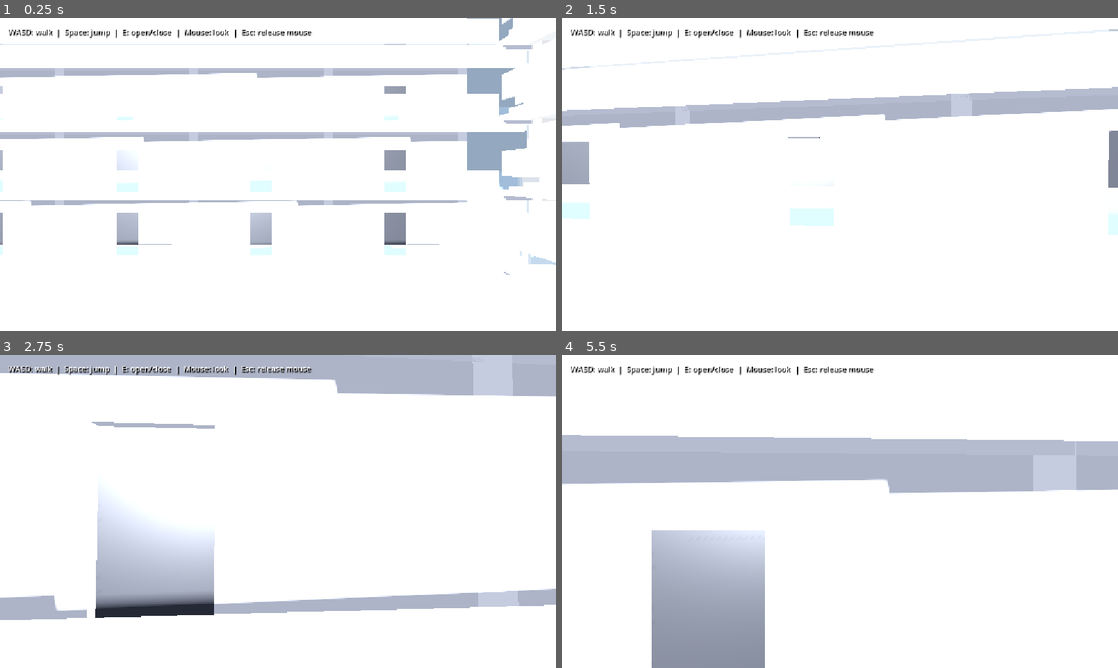
Above: before the commit, frames 1-4 (two rows, left to right).
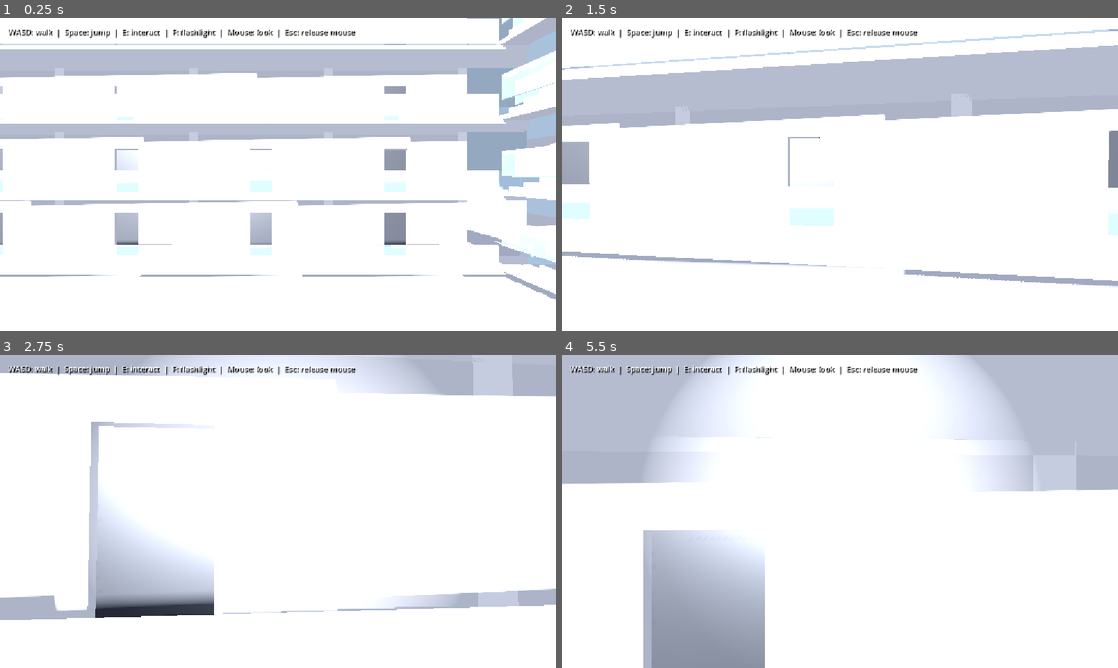
Above: after the commit, the same moments.

Repository: skorotkiewicz/privacy-apartments
Game: Godot game, scene res://main.tscn
The game is run twice, just before and just after one commit, with the same random seed, the same clock (stepped at 60 frames per second) and the same inputs.
Inputs (mouse positions are in pixels of both pictures, inside the frame that each line leads up to):
- Up to frame 1 (0.25 s): no input
- Up to frame 2 (1.5 s): tap Enter (ui_accept) at 0.5, 0.77 s; move the mouse to (867, 174) at 0.52 s; hold W from 0.53 s (still down); tap F at 0.6, 1.35 s; move the mouse to (812, 174) at 1.27 s
- Up to frame 3 (2.75 s): keep holding W; tap Enter (ui_accept) at 1.52 s; move the mouse to (289, 505) at 2.02 s; hold E from 2.03 s (still down); tap F at 2.3 s
- Up to frame 4 (5.5 s): keep holding W; tap Enter (ui_accept) at 2.75, 3.02, 3.77, 4.52, 5 s; move the mouse to (834, 517) at 2.77 s; release E at 2.78 s; tap F at 2.85, 3.6, 4.55, 5.1 s; move the mouse to (878, 514) at 3.52 s; move the mouse to (795, 508) at 4.27 s; tap E at 4.35 s; move the mouse to (845, 511) at 5.02 s

The runs differ from the first frame. In frame 1, 13% of the frame differs, in the area x 0-100%, y 0-90%; in frame 2, 14%; in frame 3, 7.5%; in frame 4, 27%, in the area x 0-100%, y 0-100%.

Commit message:
Add flashlight toggle and fix light switch metadata

Diff:
--- a/godot/privacy-apartments/explorer.gd
+++ b/godot/privacy-apartments/explorer.gd
@@ -4,6 +4,7 @@
 @export var look_sensitivity := 0.002
 
 @onready var camera: Camera3D = $Camera3D
+@onready var flashlight: SpotLight3D = $Camera3D/Flashlight
 @onready var apartments: Node3D = $"../Apartments"
 
 var use_was_pressed := false
@@ -29,6 +30,8 @@
 		velocity.y = 4.5
 	elif event.is_action_pressed("ui_cancel"):
 		Input.mouse_mode = Input.MOUSE_MODE_VISIBLE
+	elif event is InputEventKey and event.physical_keycode == KEY_F and event.pressed and not event.echo:
+		flashlight.visible = not flashlight.visible
 	elif event is InputEventMouseButton and event.pressed:
 		Input.mouse_mode = Input.MOUSE_MODE_CAPTURED
 
@@ -75,8 +78,10 @@
 	object.create_tween().tween_property(object, "rotation:y", closed_y + (direction * PI / 2.0 if opening else 0.0), 0.25)
 
 func _toggle_light(light_switch: Node3D) -> void:
-	var tag := str(light_switch.name).get_slice("_", 1)
-	var controlled_name := str(light_switch.get_meta("controls", "LampLight_" + tag))
+	var switch_name := str(light_switch.name)
+	var tag := switch_name.substr(switch_name.find("_") + 1)
+	var extras: Dictionary = light_switch.get_meta("extras", {})
+	var controlled_name := str(extras.get("controls", "LampLight_" + tag))
 	var light := apartments.get_node_or_null(NodePath(controlled_name))
 	if light:
 		light.visible = not light.visible
--- a/godot/privacy-apartments/main.tscn
+++ b/godot/privacy-apartments/main.tscn
@@ -29,6 +29,12 @@
 transform = Transform3D(1, 0, 0, 0, 1, 0, 0, 0, 1, 0, 1.6, 0)
 current = true
 
+[node name="Flashlight" type="SpotLight3D" parent="Player/Camera3D" unique_id=1095231395]
+visible = false
+light_energy = 0.5
+shadow_enabled = true
+spot_range = 10.0
+
 [node name="WorldEnvironment" type="WorldEnvironment" parent="." unique_id=380207859]
 environment = SubResource("Environment_main")
 
@@ -52,7 +58,7 @@
 theme_override_colors/font_shadow_color = Color(0, 0, 0, 1)
 theme_override_constants/shadow_offset_x = 2
 theme_override_constants/shadow_offset_y = 2
-text = "WASD: walk  |  Space: jump  |  E: open/close  |  Mouse: look  |  Esc: release mouse"
+text = "WASD: walk  |  Space: jump  |  E: interact  |  F: flashlight  |  Mouse: look  |  Esc: release mouse"
 
 [node name="Crosshair" type="Label" parent="." unique_id=1949088582]
 anchors_preset = 8
Binary file changed: godot/privacy-apartments/assets/privacy_apartments.glb
Not shown, changed: privacy_apartments.blend
Not shown, changed: privacy_apartments.blend1
Not shown, changed: privacy_apartments.glb
Not shown, changed: rebuild_model.sh
